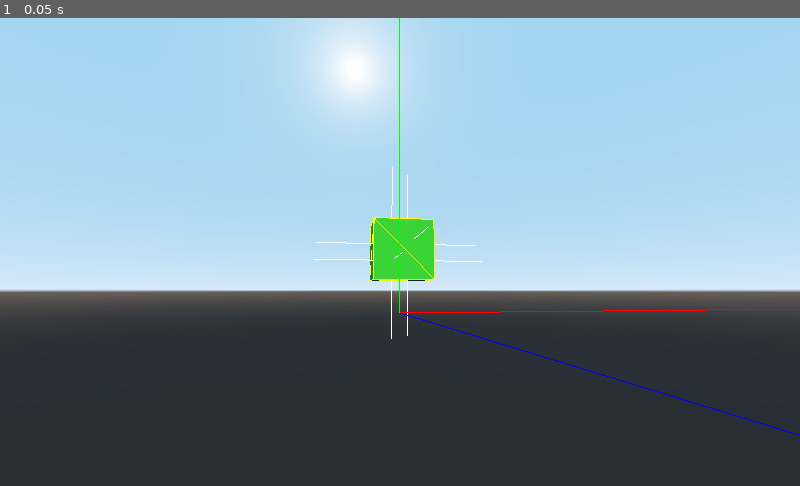
Above: before the commit, frame 1.
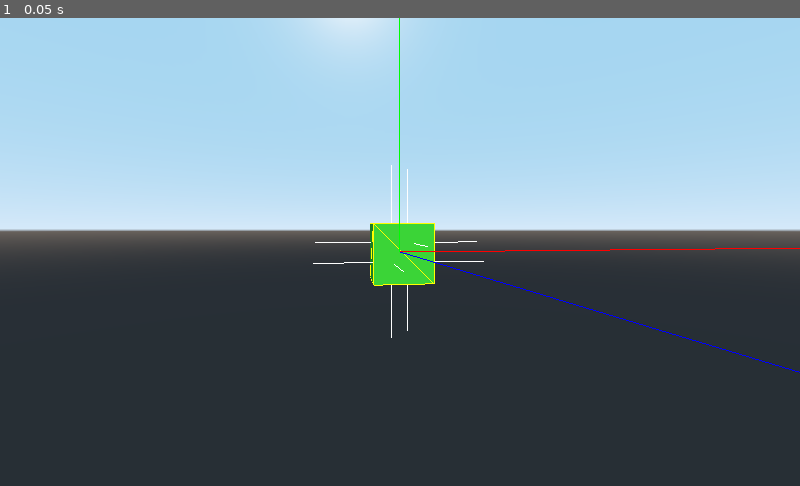
Above: after the commit, the same moment.

Repository: rballonline/MeshManipulation
Game: Godot game, scene res://Main.tscn
Two runs of this game, one before a commit and one after it. Both use one fixed random seed, a clock stepped at 60 frames per second and the inputs below.
Inputs:
- Up to frame 1 (0.05 s): no input

The runs differ from the first frame. In frame 1, 21% of the frame differs, in the area x 0-100%, y 4-90%.

Commit message:
Fixing origin of cube

Diff:
--- a/Main.tscn
+++ b/Main.tscn
@@ -16,7 +16,6 @@
 [node name="Meshes" type="Node" parent="."]
 
 [node name="Cube" type="MeshInstance" parent="Meshes"]
-transform = Transform( 1, 0, 0, 0, 1, 0, 0, 0, 1, 0, 1.07597, 0 )
 
 [node name="Floor" type="MeshInstance" parent="Meshes"]
 transform = Transform( 6.88346, 0, 0, 0, 0.0447118, 0, 0, 0, 7.16078, 0, 0, 0 )
